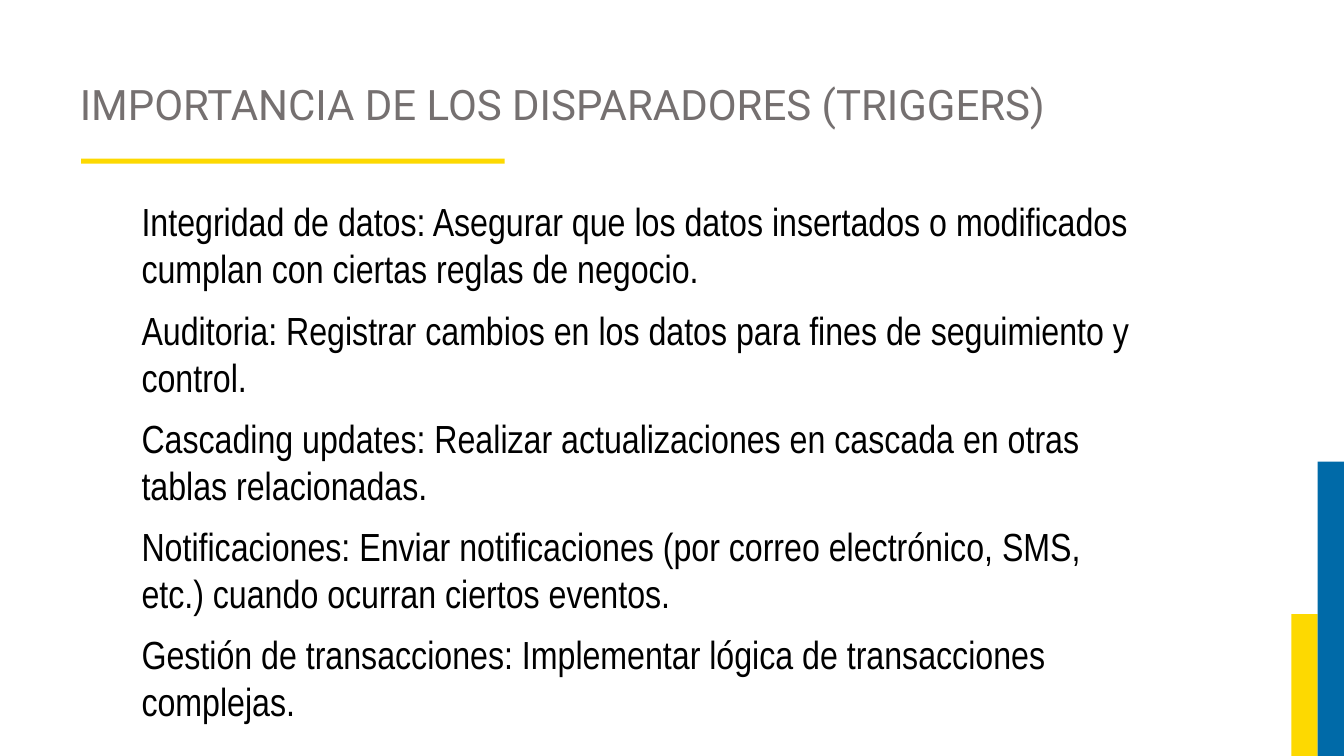
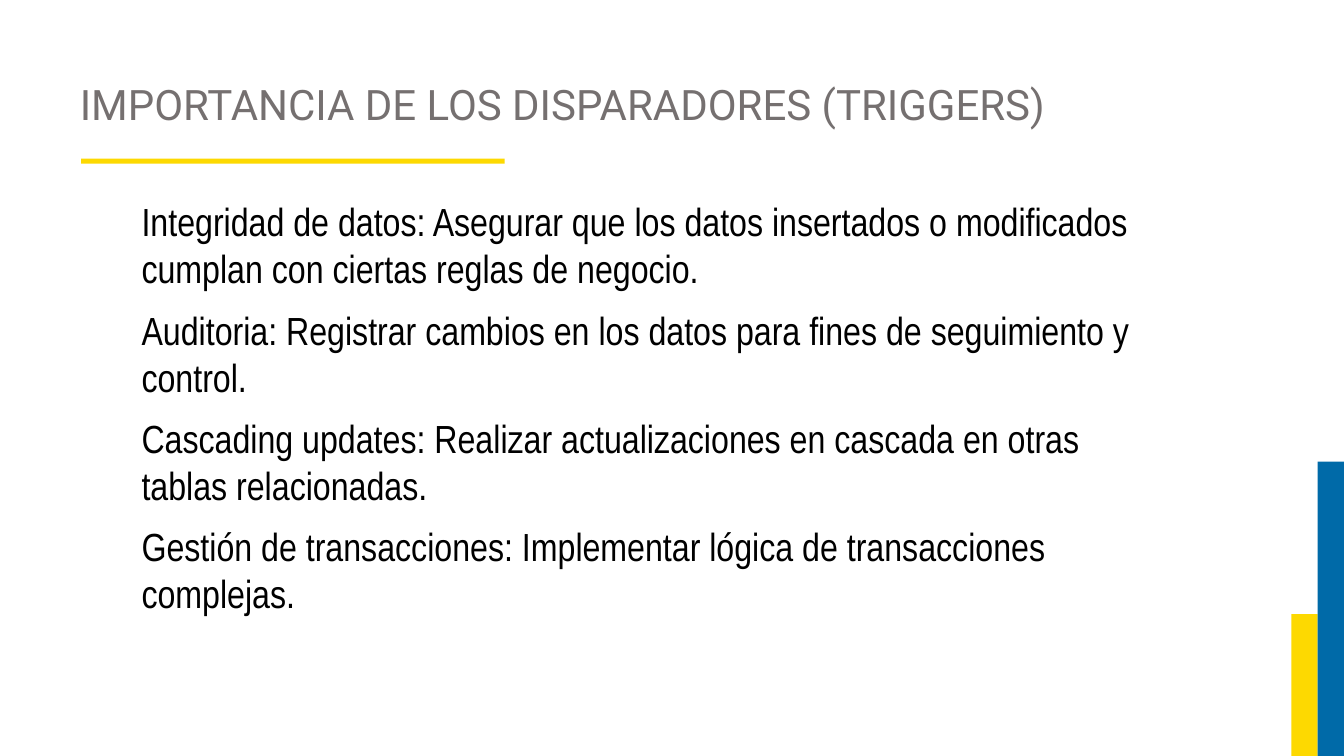
Before and after one commit to JorgeAlejandroAguirreGutierrez/proyecto-luis, a slide deck: slide 110 of Curso Base de Datos 2/DIAPOSITIVAS BASES DE DATOS 2.pptx (slide 123 before the commit). Drawn at 1344x756 pixels with LibreOffice and Linux fonts; fonts in the diff are those of the drawing; background and template pictures are left out. Boxes give left, top, right and bottom in pixels: in the first picture for what was removed or moved away, otherwise in the second. Text is boxed around its words. In the diff, an @@ line names an element or a change of style, - is before the commit and + after.

```diff
--- a/Curso Base de Datos 2/DIAPOSITIVAS BASES DE DATOS 2.pptx
+++ b/Curso Base de Datos 2/DIAPOSITIVAS BASES DE DATOS 2.pptx
@@ text at (142,532,1080,615): paragraph removed @@
-Notificaciones: Enviar notificaciones (por correo electrónico, SMS, etc.) cuando ocurran ciertos eventos.
```
Also in this commit, not shown: 19 other slides changed, 44 slides added, 20 slides removed, 13 other files.
